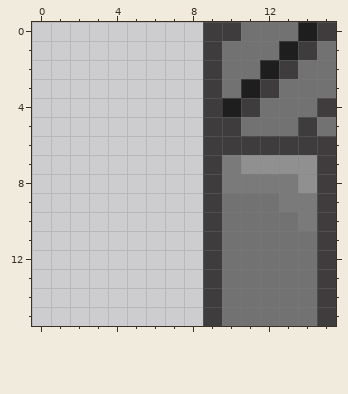
Two versions of one pixel-art sprite, assets/Dungeon Wall Bottom Left.png. Above, as it was before the edit.
The file is 64x64 pixels, drawn in blocks of 4x4; one block is one cell here.
The same view after the edit:
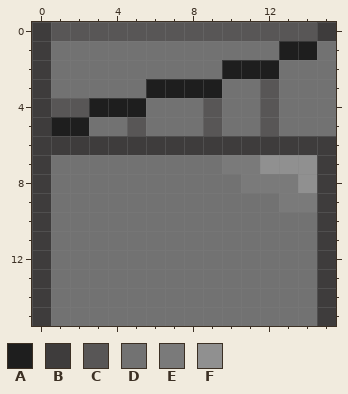
Palette (. is transparent): A #1e1e1e  B #3e3c3c  C #585656  D #727272  E #7a7a7a  F #909090
Commit message: Changed isometric view to tilted view for walls.
Edits made:
@@ x 0..15 @@
- 0 .........BBDDDAB
- 1 .........BDDDABD
- 2 .........BDDABDD
- 3 .........BDABDDD
- 4 .........BABDDDB
- 5 .........BBDDDBD
- 6 .........BBBBBBB
- 7 .........BEFFFFB
- 8 .........BEEEEFB
- 9 .........BDDDEEB
-10 .........BDDDDEB
-11 .........BDDDDDB
-12 .........BDDDDDB
-13 .........BDDDDDB
-14 .........BDDDDDB
-15 .........BDDDDDB
+ 0 BCCCCCCCCCCCCCCB
+ 1 BDDDDDDDDDDDDAAD
+ 2 BDDDDDDDDDAAADDD
+ 3 BDDDDDAAAADDCDDD
+ 4 BCCAAADDDCDDCDDD
+ 5 BAADDCDDDCDDCDDD
+ 6 BBBBBBBBBBBBBBBB
+ 7 BDDDDDDDDDEEFFFB
+ 8 BDDDDDDDDDDEEEFB
+ 9 BDDDDDDDDDDDDEEB
+10 BDDDDDDDDDDDDDDB
+11 BDDDDDDDDDDDDDDB
+12 BDDDDDDDDDDDDDDB
+13 BDDDDDDDDDDDDDDB
+14 BDDDDDDDDDDDDDDB
+15 BDDDDDDDDDDDDDDB
Changed places in both pictures, as pixel boxes (x1, y1, x2, y2):
changed: (32, 22, 336, 326)
